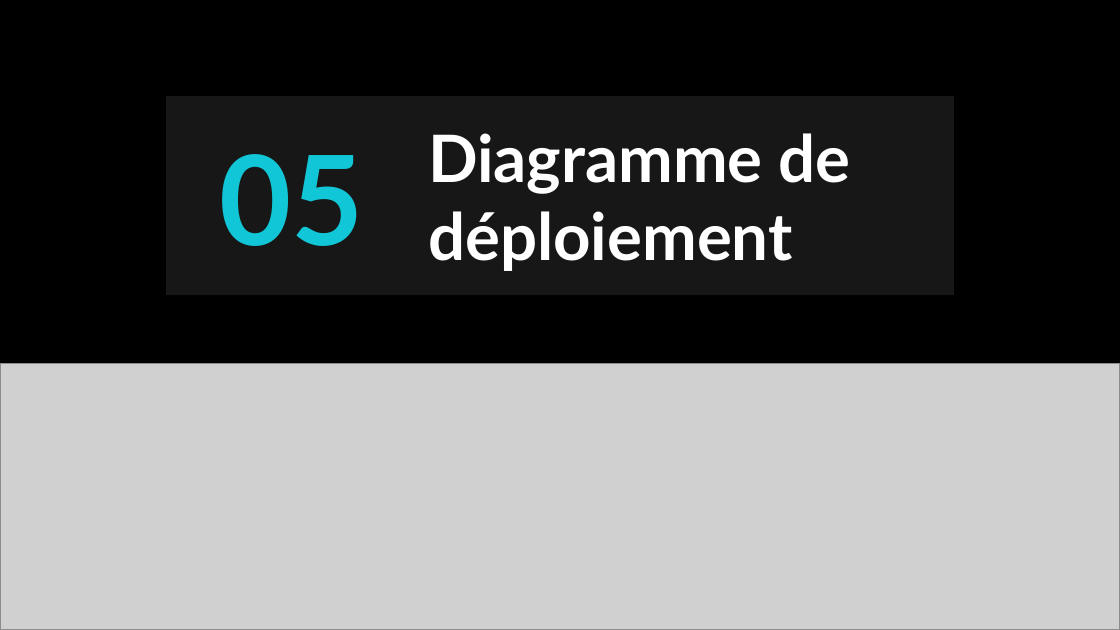
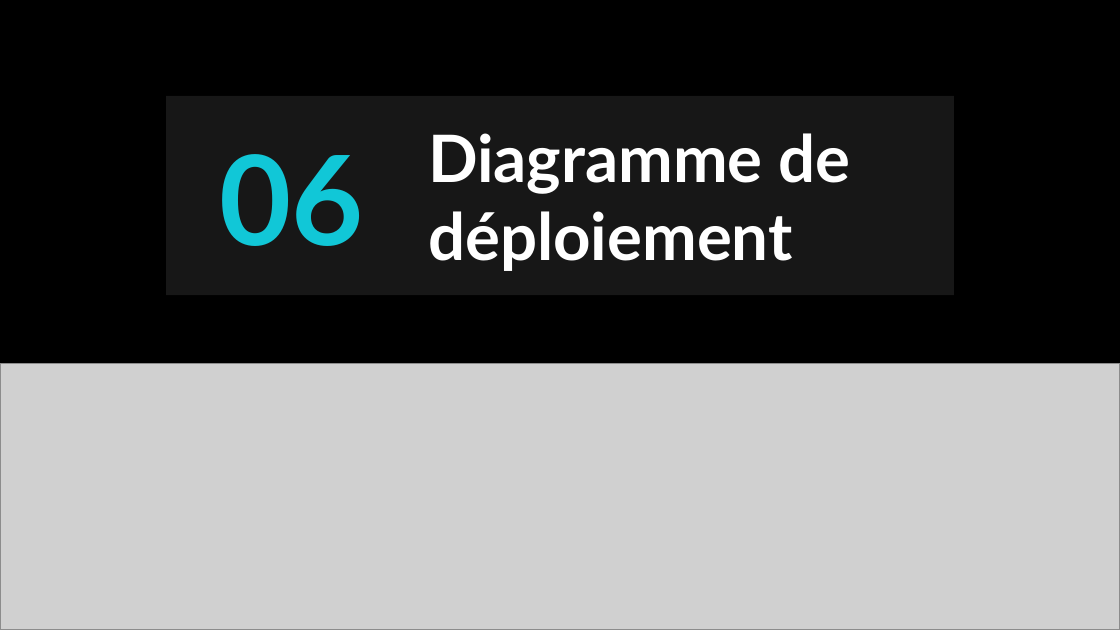
Before and after one commit to LeducJean/ProjetDMX, a slide deck: slide 14 of documentation/Powerpoint projet DMX.pptx (slide 12 before the commit). Drawn at 1120x630 pixels with LibreOffice and Linux fonts; fonts in the diff are those of the drawing; grey boxes stand for pictures; background and template pictures are left out. Boxes give left, top, right and bottom in pixels: in the first picture for what was removed or moved away, otherwise in the second. Text is boxed around its words. In the diff, an @@ line names an element or a change of style, - is before the commit and + after.

Commit message:
maj diapo diagramme synoptique avant

```diff
--- a/documentation/Powerpoint projet DMX.pptx
+++ b/documentation/Powerpoint projet DMX.pptx
@@ title at (x1=219, y1=154, x2=363, y2=246): text changed @@
-05
+06
```
Also in this commit, not shown: 5 other slides changed.
